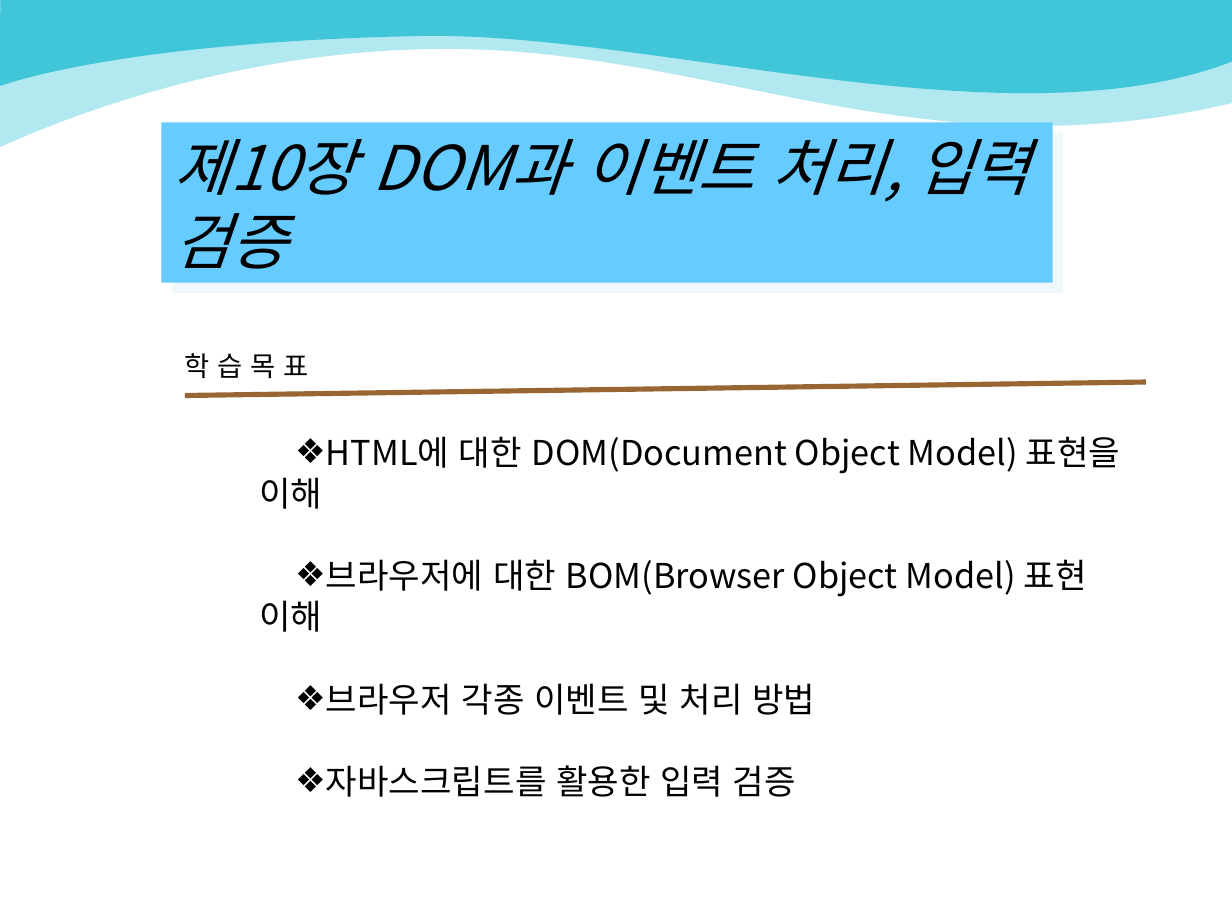
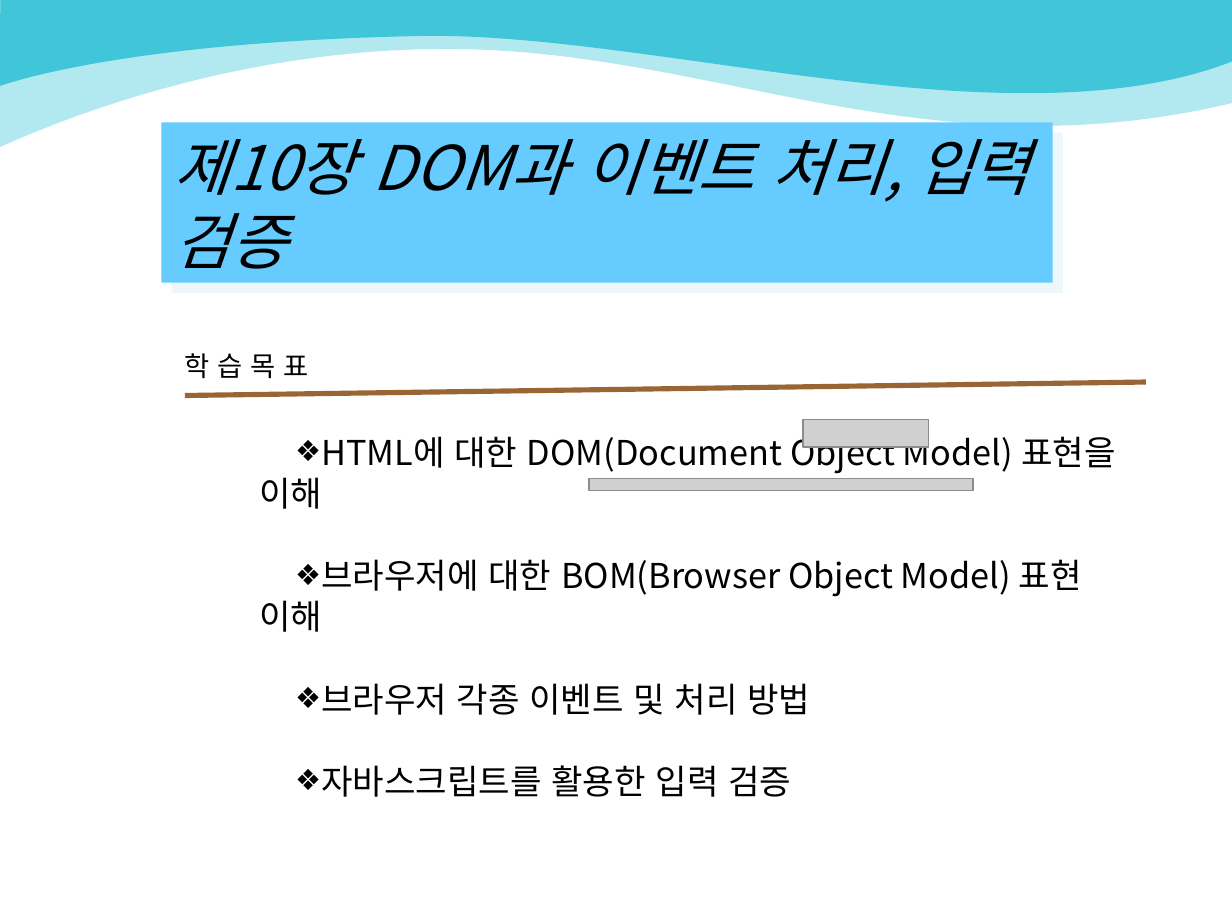
Before and after one commit to rkdntm1/WebStudy_Kosmo, a slide deck: slide 1 of html_ppt/Chap10-DOM_Event.ppt. Drawn at 1232x924 pixels with LibreOffice and Linux fonts; fonts in the diff are those of the drawing; grey boxes stand for pictures; background and template pictures are left out. Boxes give left, top, right and bottom in pixels: in the first picture for what was removed or moved away, otherwise in the second. Text is boxed around its words. In the diff, an @@ line names an element or a change of style, - is before the commit and + after.

```diff
--- a/html_ppt/Chap10-DOM_Event.ppt
+++ b/html_ppt/Chap10-DOM_Event.ppt
@@ text "HTML에 대한 DOM(Document Object Model) ..." rewrapped from <box>259,436,1121,797</box> to <box>259,431,1116,797</box> @@
@@ picture added at <box>803,420,929,447</box> @@
@@ picture added at <box>589,479,973,492</box> @@
```
Also in this commit, not shown: 9 other slides changed, 12 other files.
